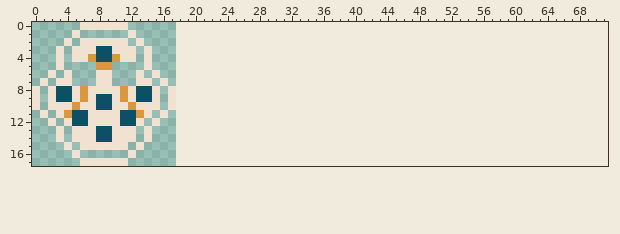
One commit to this sprite sheet: asset/sprite/enemy/mask.png. Above, as it was before the edit.
The file is 18x18 pixels. The old version is drawn lined up with the new one, on the new canvas.
After the commit:
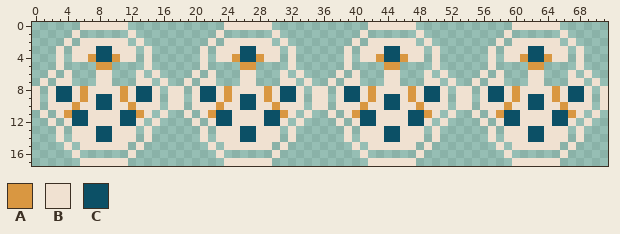
Palette (. is transparent): A #d99741  B #f0e1d1  C #0c5066
Author's note on the commit: Implemented Mask enemy with variable follow offsets
Changes in this commit:
canvas 18x18 -> 72x18
y 0: x 24..29 ...... -> BBBBBB; x 42..47 ...... -> BBBBBB; x 60..65 ...... -> BBBBBB
y 1: x 23 . -> B; x 30 . -> B; x 41 . -> B; x 48 . -> B; x 59 . -> B; x 66 . -> B
y 2: x 22 . -> B; x 24..29 ...... -> BBBBBB; x 31 . -> B; x 40 . -> B; x 42..47 ...... -> BBBBBB; x 49 . -> B; x 58 . -> B; x 60..65 ...... -> BBBBBB; x 67 . -> B
y 3: x 21 . -> B; x 23..30 ........ -> BBBCCBBB; x 32 . -> B; x 39 . -> B; x 41..48 ........ -> BBBCCBBB; x 50 . -> B; x 57 . -> B; x 59..66 ........ -> BBBCCBBB; x 68 . -> B
y 4: x 21 . -> B; x 23..30 ........ -> BBACCABB; x 32 . -> B; x 39 . -> B; x 41..48 ........ -> BBACCABB; x 50 . -> B; x 57 . -> B; x 59..66 ........ -> BBACCABB; x 68 . -> B
y 5: x 21 . -> B; x 26..27 .. -> AA; x 32 . -> B; x 39 . -> B; x 44..45 .. -> AA; x 50 . -> B; x 57 . -> B; x 62..63 .. -> AA; x 68 . -> B
y 6: x 20 . -> B; x 22 . -> B; x 26..27 .. -> BB; x 31 . -> B; x 33 . -> B; x 38 . -> B; x 40 . -> B; x 44..45 .. -> BB; x 49 . -> B; x 51 . -> B; x 56 . -> B; x 58 . -> B; x 62..63 .. -> BB; x 67 . -> B; x 69 . -> B
y 7: x 19 . -> B; x 21..22 .. -> BB; x 26..27 .. -> BB; x 31..32 .. -> BB; x 34 . -> B; x 37 . -> B; x 39..40 .. -> BB; x 44..45 .. -> BB; x 49..50 .. -> BB; x 52 . -> B; x 55 . -> B; x 57..58 .. -> BB; x 62..63 .. -> BB; x 67..68 .. -> BB; x 70 . -> B
y 8: x 18 . -> B; x 20..33 .............. -> BCCBABBBBABCCB; x 35..36 .. -> BB; x 38..51 .............. -> BCCBABBBBABCCB; x 53..54 .. -> BB; x 56..69 .............. -> BCCBABBBBABCCB; x 71 . -> B
y 9: x 18 . -> B; x 20..33 .............. -> BCCBABCCBABCCB; x 35..36 .. -> BB; x 38..51 .............. -> BCCBABCCBABCCB; x 53..54 .. -> BB; x 56..69 .............. -> BCCBABCCBABCCB; x 71 . -> B
y 10: x 18 . -> B; x 20..33 .............. -> BBBABBCCBBABBB; x 35..36 .. -> BB; x 38..51 .............. -> BBBABBCCBBABBB; x 53..54 .. -> BB; x 56..69 .............. -> BBBABBCCBBABBB; x 71 . -> B
y 11: x 19 . -> B; x 21..32 ............ -> BACCBBBBCCAB; x 34 . -> B; x 37 . -> B; x 39..50 ............ -> BACCBBBBCCAB; x 52 . -> B; x 55 . -> B; x 57..68 ............ -> BACCBBBBCCAB; x 70 . -> B
y 12: x 20 . -> B; x 22..31 .......... -> BCCBBBBCCB; x 33 . -> B; x 38 . -> B; x 40..49 .......... -> BCCBBBBCCB; x 51 . -> B; x 56 . -> B; x 58..67 .......... -> BCCBBBBCCB; x 69 . -> B
y 13..14: x 21 . -> B; x 23..30 ........ -> BBBCCBBB; x 32 . -> B; x 39 . -> B; x 41..48 ........ -> BBBCCBBB; x 50 . -> B; x 57 . -> B; x 59..66 ........ -> BBBCCBBB; x 68 . -> B
y 15: x 22 . -> B; x 24..29 ...... -> BBBBBB; x 31 . -> B; x 40 . -> B; x 42..47 ...... -> BBBBBB; x 49 . -> B; x 58 . -> B; x 60..65 ...... -> BBBBBB; x 67 . -> B
y 16: x 23 . -> B; x 30 . -> B; x 41 . -> B; x 48 . -> B; x 59 . -> B; x 66 . -> B
y 17: x 24..29 ...... -> BBBBBB; x 42..47 ...... -> BBBBBB; x 60..65 ...... -> BBBBBB
